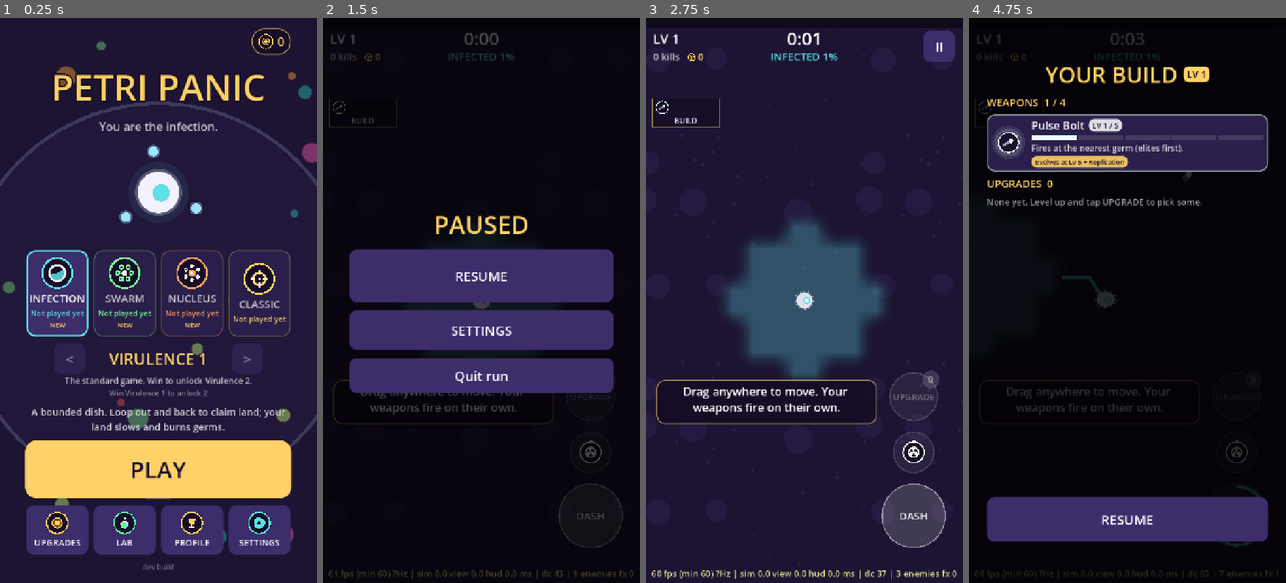
Above: before the commit, frames 1-4 (left to right).
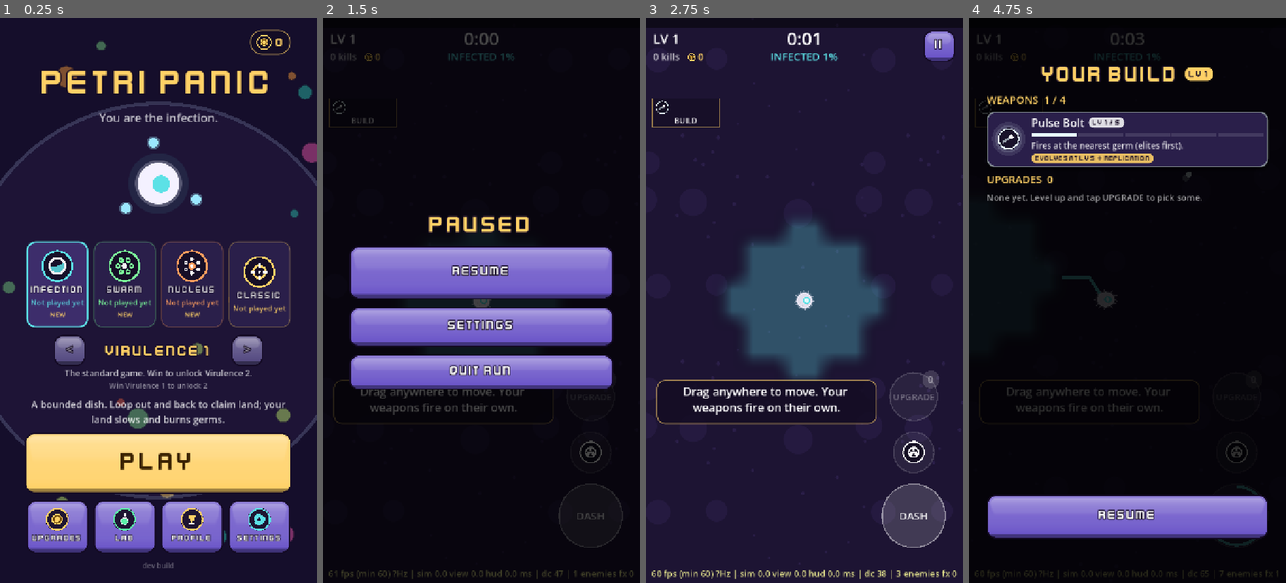
Above: after the commit, the same moments.

Repository: yousufkamran222-code/survivor-lite
Game: Godot game, scene res://scenes/main.tscn
Two runs of this game, one before a commit and one after it. Both use one fixed random seed, a clock stepped at 60 frames per second and the inputs below.
Inputs (mouse positions are in pixels of both pictures, inside the frame that each line leads up to):
- Up to frame 1 (0.25 s): no input
- Up to frame 2 (1.5 s): click "PLAY" at 0.5 s; click "II" at 1.25 s
- Up to frame 3 (2.75 s): click "RESUME" at 2 s
- Up to frame 4 (4.75 s): tap Enter at 2.75 s; move the mouse to (1197, 272) at 2.77 s; hold D 2.78-3.5 s; tap 1 at 2.85 s; click (1197, 272) at 2.92 s; tap Space at 3.02 s; drag from (1064, 328) to (1111, 413) at 3.52 s; move the mouse to (1159, 176) at 4.27 s; hold D from 4.28 s (still down); tap B at 4.35 s; click (1159, 176) at 4.42 s

The runs differ from the first frame. In frame 1, 25% of the frame differs, in the area x 7-93%, y 1-98%; in frame 2, 19%; in frame 3, 0.5%; in frame 4, 13%.

Commit message:
UI step 1: glossy chunky design system (buttons, display font, palette, cards)
- UiKit.gloss(): generated glossy 9-slice button textures per colour (dark
  outline, lighter top, gloss band, thick 3D bottom edge; pressed = the edge
  shrinks and the content sinks), cached. UiKit.style_button(b, kind) with
  kinds primary (gold) / secondary (purple) / positive (green) / danger; the
  theme's default Button is the secondary gloss, so every button changes.
- Display font: Kenney Future Narrow (CC0, Kenney Fonts via the public
  ereborstudios/kenney-fonts mirror; kenney.nl blocks scripted downloads),
  with K/X/k/x redrawn by tools/patch_font.py because the originals read as
  H ("BACK" -> "BACH"). Used for buttons, chips, labels >= 34 px and
  UiKit.display(); body text keeps the default font. < > use the fallback font.
- Deeper background (#150e2b), cards via UiKit.card() (lighter surface,
  border, soft shadow); PLAY / PLAY AGAIN primary, menu tiles, Settings
  toggles, shop/Lab buy buttons glossy; mode names, gold/Genes pills in the
  display font.
- assets/MANIFEST.md rows for the fonts. No gameplay change (no sim needed).

Co-Authored-By: Claude Opus 5.5 <noreply@anthropic.com>
Claude-Session: https://claude.ai/code/session_01Gsp3VsgeeLgrpKEN1j8eze

Diff:
--- a/data/balance.json
+++ b/data/balance.json
@@ -348,7 +348,7 @@
     "core_nucleus": "#ff6f59",
     "pad": "#7cff9b",
     "vent": "#ff5d73",
-    "background": "#1d1433",
+    "background": "#150e2b",
     "background_dots": "#2a1e48",
     "background_cells": "#251a40",
     "player": "#f4f1ff",
@@ -365,8 +365,8 @@
     "hp_bar": "#ff5d73",
     "xp_bar": "#5ce1e6",
     "text": "#ffffff",
-    "ui_panel": "#2a1f4a",
-    "ui_button": "#3d2d6b",
+    "ui_panel": "#2a1f52",
+    "ui_button": "#6a54c8",
     "ui_button_pressed": "#5a45a0",
     "ui_accent": "#ffd166"
   }
--- a/scripts/game/main.gd
+++ b/scripts/game/main.gd
@@ -715,14 +715,8 @@
 	col.add_child(UiKit.label(current.desc, 22, Color(pal.text, 0.8)))
 	var play := Button.new()
 	play.text = "PLAY"
-	play.custom_minimum_size = Vector2(0, 130)
-	play.add_theme_font_size_override("font_size", 52)
-	var ps := UiKit._box(pal.ui_accent, 26)
-	play.add_theme_stylebox_override("normal", ps)
-	play.add_theme_stylebox_override("hover", ps)
-	play.add_theme_stylebox_override("pressed", UiKit._box(pal.ui_accent.darkened(0.15), 26))
-	for c in ["font_color", "font_hover_color", "font_pressed_color", "font_focus_color"]:
-		play.add_theme_color_override(c, Color(0.12, 0.07, 0.2))
+	play.custom_minimum_size = Vector2(0, 136)
+	UiKit.style_button(play, "primary", 60)
 	play.pressed.connect(func() -> void:
 		Sfx.play("click", 0.0)
 		_start_run())
@@ -757,7 +751,7 @@
 	var h := HBoxContainer.new()
 	h.add_theme_constant_override("separation", 8)
 	h.add_child(UpgradeIcon.make("gold", pal.ui_accent, 36))
-	var amount := UiKit.label(str(Save.gold), 28, pal.ui_accent)
+	var amount := UiKit.display(UiKit.label(str(Save.gold), 28, pal.ui_accent))
 	amount.autowrap_mode = TextServer.AUTOWRAP_OFF
 	h.add_child(amount)
 	pill.add_child(h)
@@ -787,7 +781,7 @@
 	var ic := UpgradeIcon.make(m.get("icon", ""), accent, 72)
 	ic.size_flags_horizontal = Control.SIZE_SHRINK_CENTER
 	v.add_child(ic)
-	var name := UiKit.label(str(m.name).to_upper(), 24, Color.WHITE if selected else Color(1, 1, 1, 0.75))
+	var name := UiKit.display(UiKit.label(str(m.name).to_upper(), 22, Color.WHITE if selected else Color(1, 1, 1, 0.75)))
 	name.mouse_filter = Control.MOUSE_FILTER_IGNORE
 	v.add_child(name)
 	var rec := Save.profile.record(m.id)
@@ -830,6 +824,7 @@
 		Sfx.play("click", 0.0, 1.0 + 0.04 * (sel + dl))
 		_show_menu()
 	var left := UiKit.button("<", step.bind(-1), 64)
+	left.add_theme_font_override("font", ThemeDB.fallback_font)  # the display font has no < >
 	left.custom_minimum_size = Vector2(72, 64)
 	left.disabled = sel <= 1
 	h.add_child(left)
@@ -838,6 +833,7 @@
 	lab.custom_minimum_size = Vector2(300, 0)
 	h.add_child(lab)
 	var right := UiKit.button(">", step.bind(1), 64)
+	right.add_theme_font_override("font", ThemeDB.fallback_font)
 	right.custom_minimum_size = Vector2(72, 64)
 	right.disabled = sel >= top
 	h.add_child(right)
@@ -860,8 +856,10 @@
 ## Square-ish button with an icon over a label (menu bottom row).
 func _tile_button(icon_key: String, accent: Color, text: String, on_press: Callable) -> Button:
 	var b := Button.new()
-	b.custom_minimum_size = Vector2(0, 112)
+	b.custom_minimum_size = Vector2(0, 120)
 	b.size_flags_horizontal = Control.SIZE_EXPAND_FILL
+	UiKit.style_button(b, "secondary")
+	UiKit.press_feedback(b)
 	b.pressed.connect(func() -> void:
 		Sfx.play("click", 0.0)
 		on_press.call())
@@ -869,10 +867,14 @@
 	v.set_anchors_and_offsets_preset(Control.PRESET_FULL_RECT)
 	v.alignment = BoxContainer.ALIGNMENT_CENTER
 	v.mouse_filter = Control.MOUSE_FILTER_IGNORE
+	v.offset_bottom = -6.0  # sit above the 3D edge
 	var ic := UpgradeIcon.make(icon_key, accent, 52)
 	ic.size_flags_horizontal = Control.SIZE_SHRINK_CENTER
 	v.add_child(ic)
 	var l := UiKit.label(text, 20, Color.WHITE)
+	l.add_theme_font_override("font", UiKit.display_font())
+	l.add_theme_constant_override("outline_size", 6)
+	l.add_theme_color_override("font_outline_color", UiKit.OUTLINE)
 	l.mouse_filter = Control.MOUSE_FILTER_IGNORE
 	v.add_child(l)
 	b.add_child(v)
@@ -1522,13 +1524,8 @@
 					_build_results(won, false, before)
 				else:
 					_build_results(won, false)), 120))
-	var again := UiKit.button("PLAY AGAIN", _collect.bind(true), 110)
-	var ps := UiKit._box(pal.ui_accent, 22)
-	again.add_theme_stylebox_override("normal", ps)
-	again.add_theme_stylebox_override("hover", ps)
-	again.add_theme_stylebox_override("pressed", UiKit._box(pal.ui_accent.darkened(0.15), 22))
-	for c in ["font_color", "font_hover_color", "font_pressed_color", "font_focus_color"]:
-		again.add_theme_color_override(c, Color(0.12, 0.07, 0.2))
+	var again := UiKit.button("PLAY AGAIN", _collect.bind(true), 116, "primary")
+	again.add_theme_font_size_override("font_size", 40)
 	col.add_child(again)
 	col.add_child(UiKit.button("Menu", _collect.bind(false), 80))
 	if not _results[0].visible:
--- a/scripts/ui/lab_screen.gd
+++ b/scripts/ui/lab_screen.gd
@@ -336,16 +336,8 @@
 	b.focus_mode = Control.FOCUS_NONE
 	var face := GENE if can_buy else MetaShop.GREY
 	var edge := GENE_DARK if can_buy else MetaShop.GREY_DARK
-	var sb := UiKit._box(face, 26, 14)
-	sb.border_width_bottom = 10
-	sb.border_color = edge
-	var sbp := sb.duplicate()
-	sbp.border_width_bottom = 3
-	sbp.content_margin_top = sb.content_margin_top + 7
-	sbp.bg_color = face.darkened(0.08)
-	for s in ["normal", "hover", "disabled"]:
-		b.add_theme_stylebox_override(s, sb)
-	b.add_theme_stylebox_override("pressed", sbp)
+	UiKit.style_button(b, "positive", 0, face)
+	b.add_theme_stylebox_override("disabled", UiKit.gloss(face))
 	var v := VBoxContainer.new()
 	v.set_anchors_and_offsets_preset(Control.PRESET_FULL_RECT)
 	v.offset_bottom = -10
@@ -488,7 +480,7 @@
 	var h := HBoxContainer.new()
 	h.add_theme_constant_override("separation", 8)
 	h.add_child(UpgradeIcon.make("gene", GENE, 36))
-	var amount := _fixed_label(str(Save.profile.genes), 28, GENE)
+	var amount := UiKit.display(_fixed_label(str(Save.profile.genes), 28, GENE))
 	h.add_child(amount)
 	pill.add_child(h)
 	_genes_labels.append(amount)
--- a/scripts/ui/meta_shop.gd
+++ b/scripts/ui/meta_shop.gd
@@ -303,17 +303,8 @@
 	b.focus_mode = Control.FOCUS_NONE
 	var face := GREEN if can_buy else GREY
 	var edge := GREEN_DARK if can_buy else GREY_DARK
-	var sb := UiKit._box(face, 26, 14)
-	sb.border_width_bottom = 10
-	sb.border_color = edge
-	var sbp := sb.duplicate()
-	sbp.border_width_bottom = 3
-	sbp.content_margin_top = sb.content_margin_top + 7
-	sbp.bg_color = face.darkened(0.08)
-	b.add_theme_stylebox_override("normal", sb)
-	b.add_theme_stylebox_override("hover", sb)
-	b.add_theme_stylebox_override("pressed", sbp)
-	b.add_theme_stylebox_override("disabled", sb)
+	UiKit.style_button(b, "positive", 0, face)  # glossy, like every button (edge unused)
+	b.add_theme_stylebox_override("disabled", UiKit.gloss(face))
 	var v := VBoxContainer.new()
 	v.set_anchors_and_offsets_preset(Control.PRESET_FULL_RECT)
 	v.offset_bottom = -10
@@ -436,7 +427,7 @@
 	var h := HBoxContainer.new()
 	h.add_theme_constant_override("separation", 8)
 	h.add_child(UpgradeIcon.make("gold", pal.ui_accent, 36))
-	var amount := _fixed_label(str(_shown_gold), 28, pal.ui_accent)
+	var amount := UiKit.display(_fixed_label(str(_shown_gold), 28, pal.ui_accent))
 	h.add_child(amount)
 	pill.add_child(h)
 	_gold_labels.append(amount)
--- a/scripts/ui/settings_screen.gd
+++ b/scripts/ui/settings_screen.gd
@@ -229,12 +229,7 @@
 	var paint := func(sel: int) -> void:
 		for k in buttons.size():
 			var on := k == sel
-			var sb := UiKit._box(pal.ui_accent if on else Color("#3d2d6b"), 14, 8)
-			for st in ["normal", "hover", "pressed"]:
-				buttons[k].add_theme_stylebox_override(st, sb)
-			var fc: Color = Color(0.12, 0.07, 0.2) if on else pal.text
-			for c in ["font_color", "font_hover_color", "font_pressed_color"]:
-				buttons[k].add_theme_color_override(c, fc)
+			UiKit.style_button(buttons[k], "primary" if on else "secondary")
 	paint.call(selected)
 	for i in buttons.size():
 		buttons[i].pressed.connect(func() -> void:
--- a/scripts/ui/ui_kit.gd
+++ b/scripts/ui/ui_kit.gd
@@ -2,27 +2,144 @@
 extends RefCounted
 ## Builds the UI theme and common widgets in code (no .tscn editing needed).
 ## Sizes are for a 720x1280 portrait canvas; buttons are thumb-sized.
+##
+## Look (2026-11-06, "glossy chunky"): buttons are generated glossy 9-slice
+## textures (dark outline, lighter top with a gloss band, a thick darker 3D
+## bottom edge that sinks when pressed); titles, buttons, numbers and chips
+## use the CC0 Kenney Future Narrow font with a thick dark outline; cards are
+## lighter than the deep background, with a border and a soft shadow.
+
+const DISPLAY_FONT := "res://assets/raw/kenney_fonts/Kenney Future Narrow KX.ttf"  # K and X redrawn by tools/patch_font.py
+const OUTLINE := Color("#140a24")  # outline around display text and buttons
+## Button kinds: [face colour, text colour].
+const KINDS := {
+	"primary": [Color("#ffd166"), Color("#3a2200")],
+	"secondary": [Color("#6a54c8"), Color("#ffffff")],
+	"positive": [Color("#3ddc84"), Color("#ffffff")],
+	"danger": [Color("#ff5d73"), Color("#ffffff")],
+}
+const EDGE := 9  # px of 3D bottom edge (3 when pressed)
+
+static var _display: Font
+static var _gloss := {}
+
+
+static func display_font() -> Font:
+	if _display == null:
+		var f: FontFile = load(DISPLAY_FONT)
+		_display = f if f != null else ThemeDB.fallback_font
+	return _display
 
 
 static func make_theme(pal: Dictionary) -> Theme:
 	var t := Theme.new()
 	t.default_font_size = 30
-	var normal := _box(pal.ui_button, 18)
-	var pressed := _box(pal.ui_button_pressed, 18)
-	var disabled := _box(Color(pal.ui_button, 0.45), 18)
+	var face: Color = KINDS.secondary[0]
 	for s in ["normal", "hover", "focus"]:
-		t.set_stylebox(s, "Button", normal)
-	t.set_stylebox("pressed", "Button", pressed)
-	t.set_stylebox("hover_pressed", "Button", pressed)
-	t.set_stylebox("disabled", "Button", disabled)
+		t.set_stylebox(s, "Button", gloss(face))
+	t.set_stylebox("pressed", "Button", gloss(face, true))
+	t.set_stylebox("hover_pressed", "Button", gloss(face, true))
+	t.set_stylebox("disabled", "Button", gloss(face.lerp(Color("#4a4462"), 0.7)))
+	t.set_font("font", "Button", display_font())
+	t.set_constant("outline_size", "Button", 8)
+	t.set_color("font_outline_color", "Button", OUTLINE)
 	t.set_color("font_color", "Button", pal.text)
 	t.set_color("font_hover_color", "Button", pal.text)
 	t.set_color("font_pressed_color", "Button", pal.text)
 	t.set_color("font_focus_color", "Button", pal.text)
 	t.set_color("font_disabled_color", "Button", Color(pal.text, 0.5))
-	t.set_stylebox("panel", "PanelContainer", _box(pal.ui_panel, 24, 28))
+	t.set_stylebox("panel", "PanelContainer", card(pal.ui_panel))
 	t.set_color("font_color", "Label", pal.text)
 	return t
+
+
+## A card surface: lighter than the background, a thin light border, a soft
+## shadow underneath.
+static func card(bg: Color, border: Color = Color(1, 1, 1, 0.1), radius: int = 24, margin: int = 22) -> StyleBoxFlat:
+	var sb := _box(bg, radius, margin)
+	sb.set_border_width_all(3)
+	sb.border_color = border
+	sb.shadow_color = Color(0, 0, 0, 0.35)
+	sb.shadow_size = 8
+	sb.shadow_offset = Vector2(0, 4)
+	return sb
+
+
+## Gives a button the glossy chunky look: kind = primary | secondary |
+## positive | danger (or pass `face` for any colour), display font + outline.
+static func style_button(b: Button, kind: String = "secondary", font_size: int = 0, face: Color = Color(0, 0, 0, 0)) -> Button:
+	var k: Array = KINDS.get(kind, KINDS.secondary)
+	var c: Color = face if face.a > 0.0 else k[0]
+	var fc: Color = k[1]
+	for s in ["normal", "hover", "focus"]:
+		b.add_theme_stylebox_override(s, gloss(c))
+	b.add_theme_stylebox_override("pressed", gloss(c, true))
+	b.add_theme_stylebox_override("hover_pressed", gloss(c, true))
+	b.add_theme_stylebox_override("disabled", gloss(c.lerp(Color("#4a4462"), 0.7)))
+	for n in ["font_color", "font_hover_color", "font_pressed_color", "font_focus_color", "font_hover_pressed_color"]:
+		b.add_theme_color_override(n, fc)
+	b.add_theme_font_override("font", display_font())
+	b.add_theme_constant_override("outline_size", 8 if fc.v > 0.5 else 0)
+	if font_size > 0:
+		b.add_theme_font_size_override("font_size", font_size)
+	return b
+
+
+## Glossy 9-slice style for a face colour (cached). Pressed = a short 3D edge
+## and the content pushed down, so the button "sinks".
+static func gloss(face: Color, pressed: bool = false) -> StyleBoxTexture:
+	var key := "%s|%s" % [face.to_html(), pressed]
+	if _gloss.has(key):
+		return _gloss[key]
+	var edge := 3 if pressed else EDGE
+	var r := 22
+	var w := 64
+	var h := 64 + edge
+	var body_h := 64
+	var img := Image.create(w, h, false, Image.FORMAT_RGBA8)
+	var out := OUTLINE
+	var side := face.darkened(0.38)
+	var top := face.lightened(0.24)
+	for y in h:
+		for x in w:
+			var d := _rr_dist(Vector2(x + 0.5, y + 0.5), Vector2(w, h), r)
+			if d > 0.5:
+				img.set_pixel(x, y, Color(0, 0, 0, 0))
+				continue
+			var a := clampf(0.5 - d, 0.0, 1.0)
+			var c: Color
+			if d > -3.0:
+				c = out
+			elif y >= body_h - 2:
+				c = side  # the 3D edge
+			else:
+				var t := float(y) / body_h
+				c = top.lerp(face, t)
+				# Gloss: a soft light band in the upper part of the face.
+				var gd := _rr_dist(Vector2(x + 0.5, y + 0.5) - Vector2(7, 6), Vector2(w - 14, body_h * 0.42), r - 8)
+				if gd < 0.0:
+					c = c.lerp(Color.WHITE, 0.36 * clampf(-gd / 3.0, 0.0, 1.0) * (1.0 - t * 1.6))
+			img.set_pixel(x, y, Color(c, c.a * a))
+	var tex := ImageTexture.create_from_image(img)
+	var sb := StyleBoxTexture.new()
+	sb.texture = tex
+	sb.texture_margin_left = r + 2
+	sb.texture_margin_right = r + 2
+	sb.texture_margin_top = r + 2
+	sb.texture_margin_bottom = r + edge + 2
+	sb.content_margin_left = 20
+	sb.content_margin_right = 20
+	sb.content_margin_top = 10 + (EDGE - edge)
+	sb.content_margin_bottom = 10 + edge
+	_gloss[key] = sb
+	return sb
+
+
+## Signed distance to a rounded rectangle at the origin of size `size`.
+static func _rr_dist(p: Vector2, size: Vector2, r: float) -> float:
+	var c := size / 2.0
+	var q := (p - c).abs() - (c - Vector2(r, r))
+	return Vector2(maxf(q.x, 0.0), maxf(q.y, 0.0)).length() + minf(maxf(q.x, q.y), 0.0) - r
 
 
 static func _box(c: Color, radius: int, margin: int = 18) -> StyleBoxFlat:
@@ -54,6 +171,9 @@
 	return [root, col]
 
 
+## Text label. 34 px and up counts as a title/number: display font with a
+## thick dark outline (the chunky look); smaller text stays in the readable
+## body font.
 static func label(text: String, size: int = 30, color: Color = Color.WHITE) -> Label:
 	var l := Label.new()
 	l.text = text
@@ -61,12 +181,26 @@
 	l.autowrap_mode = TextServer.AUTOWRAP_WORD_SMART
 	l.add_theme_font_size_override("font_size", size)
 	l.add_theme_color_override("font_color", color)
+	if size >= 34:
+		l.add_theme_font_override("font", display_font())
+		l.add_theme_constant_override("outline_size", maxi(8, size / 5))
+		l.add_theme_color_override("font_outline_color", OUTLINE)
 	return l
 
 
-static func button(text: String, on_press: Callable, height: float = 96.0) -> Button:
+## Puts any label in the chunky display font with a dark outline.
+static func display(l: Label, outline: int = 6) -> Label:
+	l.add_theme_font_override("font", display_font())
+	l.add_theme_constant_override("outline_size", outline)
+	l.add_theme_color_override("font_outline_color", OUTLINE)
+	return l
+
+
+static func button(text: String, on_press: Callable, height: float = 96.0, kind: String = "") -> Button:
 	var b := Button.new()
 	b.text = text
+	if kind != "":
+		style_button(b, kind)
 	b.custom_minimum_size = Vector2(0, height)
 	b.autowrap_mode = TextServer.AUTOWRAP_WORD_SMART
 	b.pressed.connect(func() -> void:
@@ -114,11 +248,7 @@
 	# PASS, not the default STOP: panels inside a DragScroll must let the drag
 	# through, or the list only scrolls from the gaps between them.
 	p.mouse_filter = Control.MOUSE_FILTER_PASS
-	var sb := _box(bg, radius, margin)
-	if border.a > 0.0:
-		sb.set_border_width_all(3)
-		sb.border_color = border
-	p.add_theme_stylebox_override("panel", sb)
+	p.add_theme_stylebox_override("panel", card(bg, border if border.a > 0.0 else Color(1, 1, 1, 0.1), radius, margin))
 	return p
 
 
@@ -135,6 +265,7 @@
 	var l := label(text, size, fg)
 	l.autowrap_mode = TextServer.AUTOWRAP_OFF
 	l.mouse_filter = Control.MOUSE_FILTER_IGNORE
+	l.add_theme_font_override("font", display_font())
 	p.add_child(l)
 	return p
 
Binary file added: assets/raw/kenney_fonts/Kenney Blocks.ttf
Not shown, added: assets/raw/kenney_fonts/Kenney Blocks.ttf.import
Binary file added: assets/raw/kenney_fonts/Kenney Future Narrow KX.ttf
Not shown, added: assets/raw/kenney_fonts/Kenney Future Narrow KX.ttf.import
Binary file added: assets/raw/kenney_fonts/Kenney Future Narrow.ttf
Not shown, added: assets/raw/kenney_fonts/Kenney Future Narrow.ttf.import
Binary file added: assets/raw/kenney_fonts/Kenney Future.ttf
Not shown, added: assets/raw/kenney_fonts/Kenney Future.ttf.import
Binary file added: assets/raw/kenney_fonts/Kenney Rocket.ttf
Not shown, added: assets/raw/kenney_fonts/Kenney Rocket.ttf.import
Not shown, added: assets/raw/kenney_fonts/License.txt
Not shown, changed: CLAUDE.md
(and 2 more such lines)
